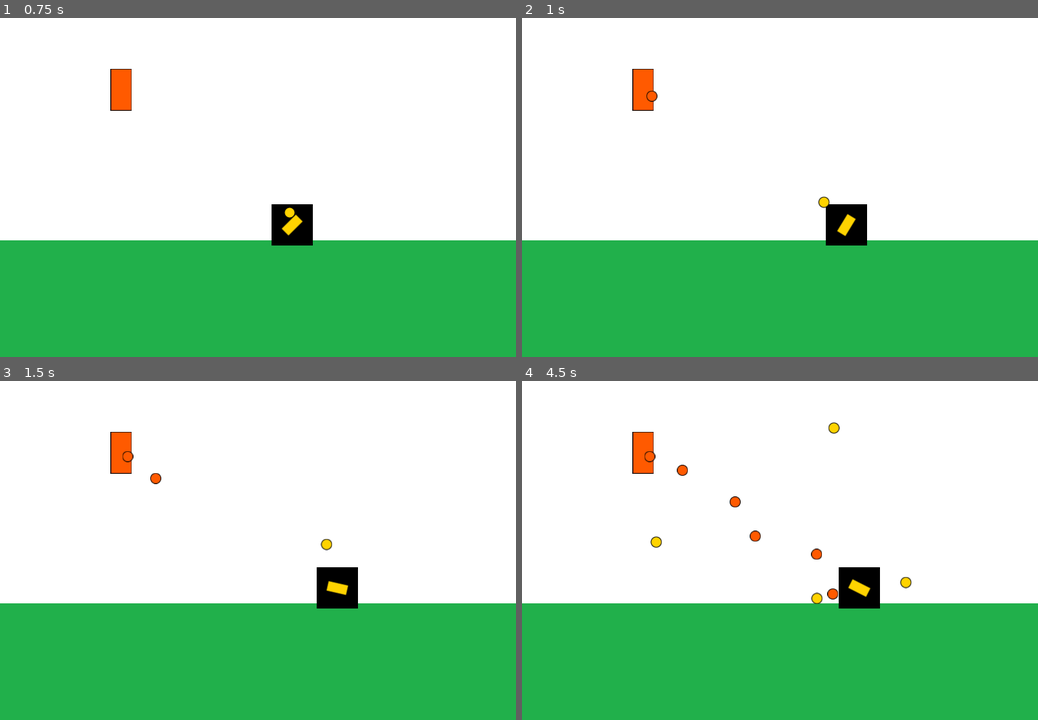
Above: before the commit, frames 1-4 (two rows, left to right).
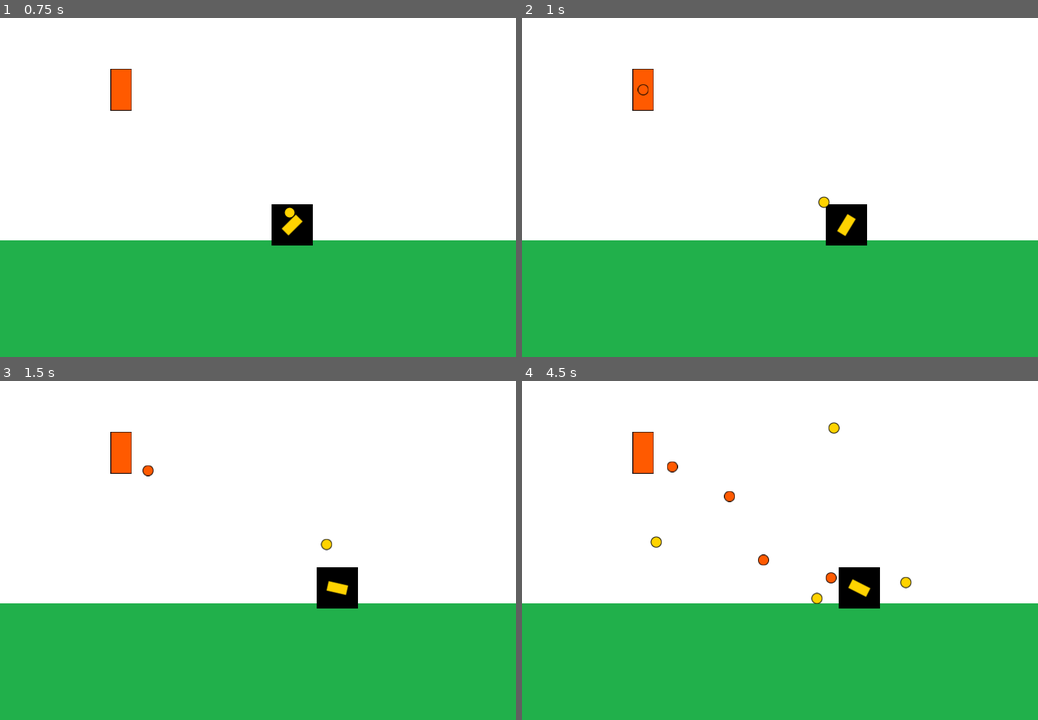
Above: after the commit, the same moments.

Repository: pasqualegabriel/VideoJuegos
Game: Godot game, scene res://Main.tscn
Same seed, same stepped clock (60 frames per second), same inputs: the game is played once before the commit and once after it.
Inputs (mouse positions are in pixels of both pictures, inside the frame that each line leads up to):
- Up to frame 1 (0.75 s): tap Enter at 0.5 s; move the mouse to (371, 143) at 0.52 s; hold D (move_right) from 0.53 s (still down); click (371, 143) at 0.6 s
- Up to frame 2 (1 s): keep holding D (move_right); tap X (shoot) at 0.8 s
- Up to frame 3 (1.5 s): move the mouse to (154, 547) at 1.27 s; release D (move_right) at 1.28 s; hold A (move_left) from 1.28 s (still down); tap X (shoot) at 1.35 s
- Up to frame 4 (4.5 s): click (676, 547) at 1.55 s; move the mouse to (831, 442) at 2.02 s; release A (move_left) at 2.03 s; hold D (move_right) 2.03-3.53 s; click (831, 442) at 2.1 s; tap X (shoot) at 2.3, 2.85, 3.8, 4.35 s; move the mouse to (754, 604) at 2.77 s; click (754, 604) at 3.05 s; move the mouse to (934, 584) at 3.52 s; hold A (move_left) from 3.53 s (still down); click (934, 584) at 3.6 s; move the mouse to (625, 469) at 4.27 s

Frame 1 is identical in both runs. In frame 2, less than 0.1% of the frame differs, in the area x 22-27%, y 19-25%; in frame 3, 0.1%; in frame 4, 0.6%, in the area x 23-62%, y 20-65%.

Commit message:
fire timer

Diff:
--- a/Entrega3/entities/turret/Turret.gd
+++ b/Entrega3/entities/turret/Turret.gd
@@ -3,6 +3,7 @@
 var speed = 200 #Pixeles
 
 onready var turret_fire_position = $TurretFirePosition
+onready var fire_timer = $FireTimer
 
 export (PackedScene) var turret_projectile_scene:PackedScene
 
@@ -24,6 +25,5 @@
 	var initial_direction = turret_fire_position.global_position
 	new_projectile.initialize(fire_direction, initial_direction)
 
-func _physics_process(delta):
-	if Input.is_action_just_pressed("shoot"):
-		_fire()
+func _on_FireTimer_timeout():
+	_fire()
--- a/Entrega3/entities/turret/Turret.tscn
+++ b/Entrega3/entities/turret/Turret.tscn
@@ -10,3 +10,8 @@
 turret_projectile_scene = ExtResource( 3 )
 
 [node name="TurretFirePosition" type="Position2D" parent="."]
+
+[node name="FireTimer" type="Timer" parent="."]
+autostart = true
+
+[connection signal="timeout" from="FireTimer" to="." method="_on_FireTimer_timeout"]
